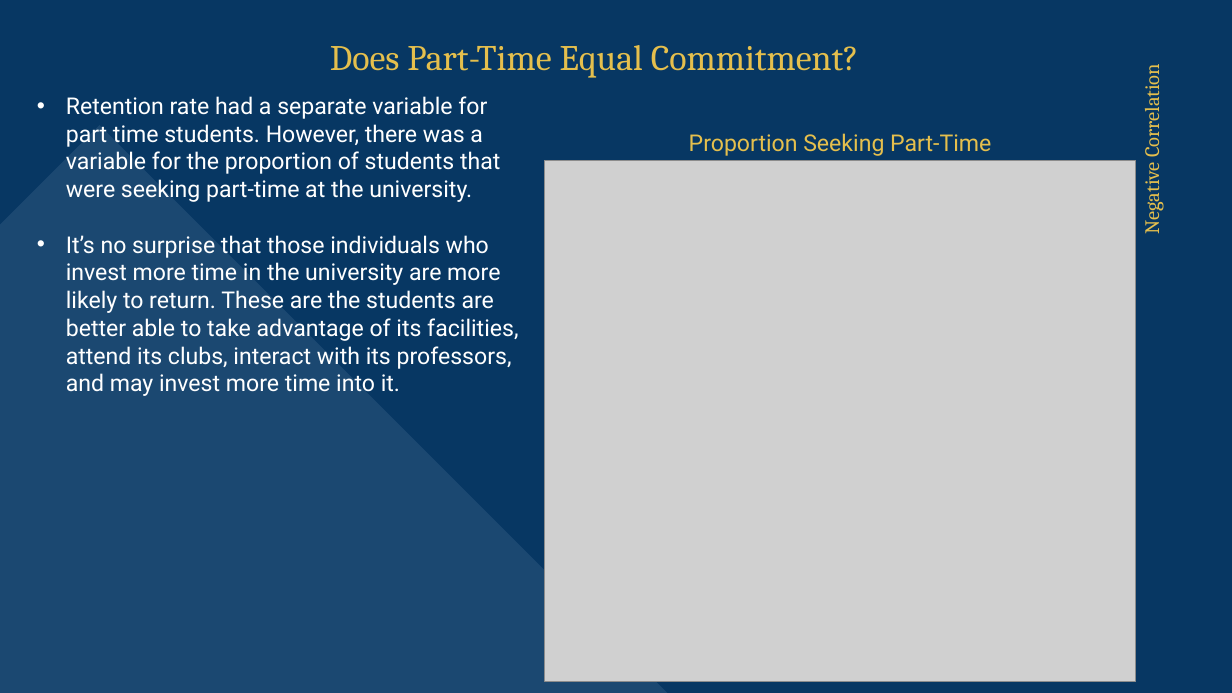
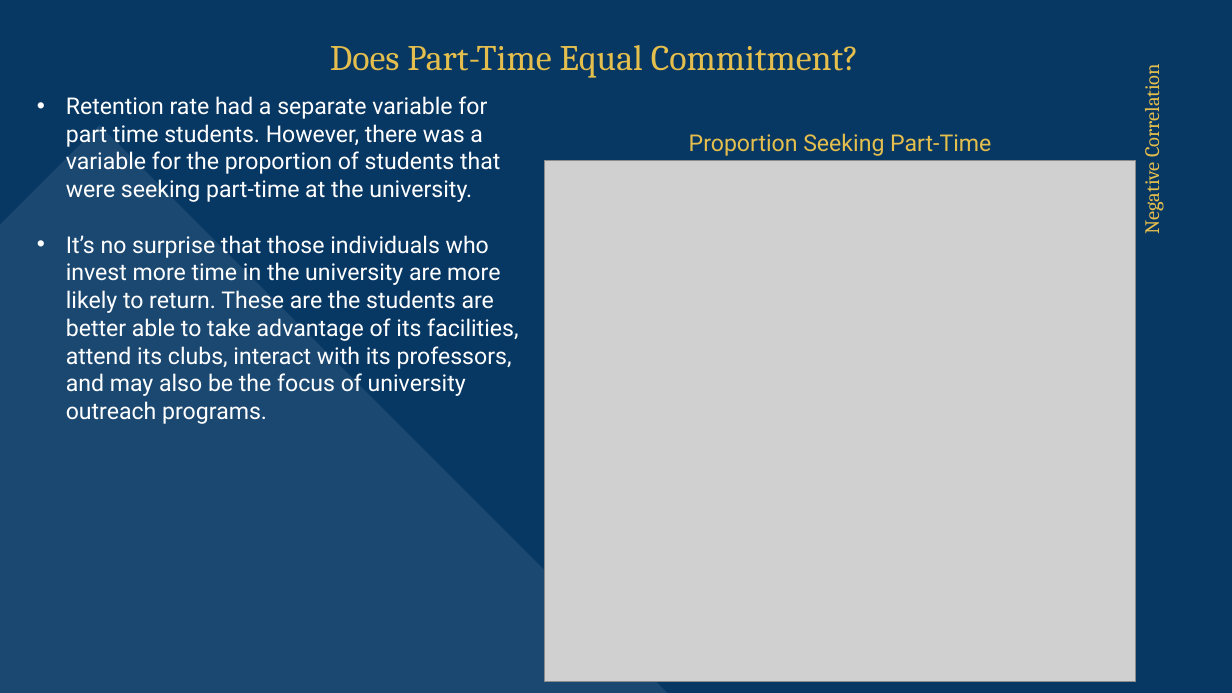
Before and after one commit to dimmediato/College_Scorecard_Data, a slide deck: slide 17 of Powerpoint/Slide Version.pptx. Drawn at 1232x693 pixels with LibreOffice and Linux fonts; fonts in the diff are those of the drawing; grey boxes stand for pictures. Boxes give left, top, right and bottom in pixels: in the first picture for what was removed or moved away, otherwise in the second. Text is boxed around its words. In the diff, an @@ line names an element or a change of style, - is before the commit and + after.

Commit message:
Adjusted one slide, removing the individual income

```diff
--- a/Powerpoint/Slide Version.pptx
+++ b/Powerpoint/Slide Version.pptx
@@ text at (66,235,518,424): text changed @@
-• It’s no surprise that those individuals who invest more time in the university are more likely to return. These are the students are better able to take advantage of its facilities, attend its clubs, interact with its professors, and may invest more time into it.
+• It’s no surprise that those individuals who invest more time in the university are more likely to return. These are the students are better able to take advantage of its facilities, attend its clubs, interact with its professors, and may also be the focus of university outreach programs.
```
Also in this commit, not shown: 2 other slides changed.
